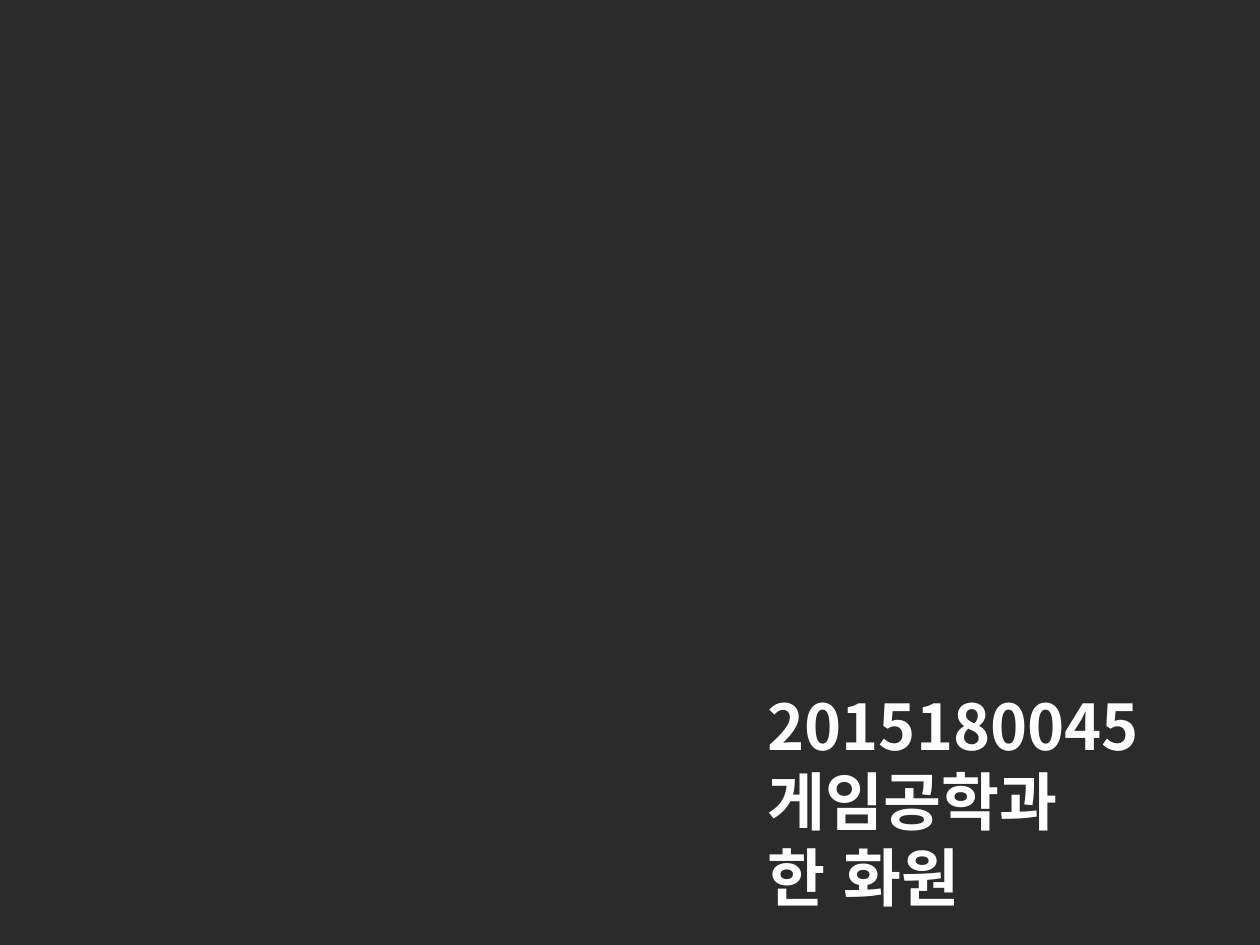
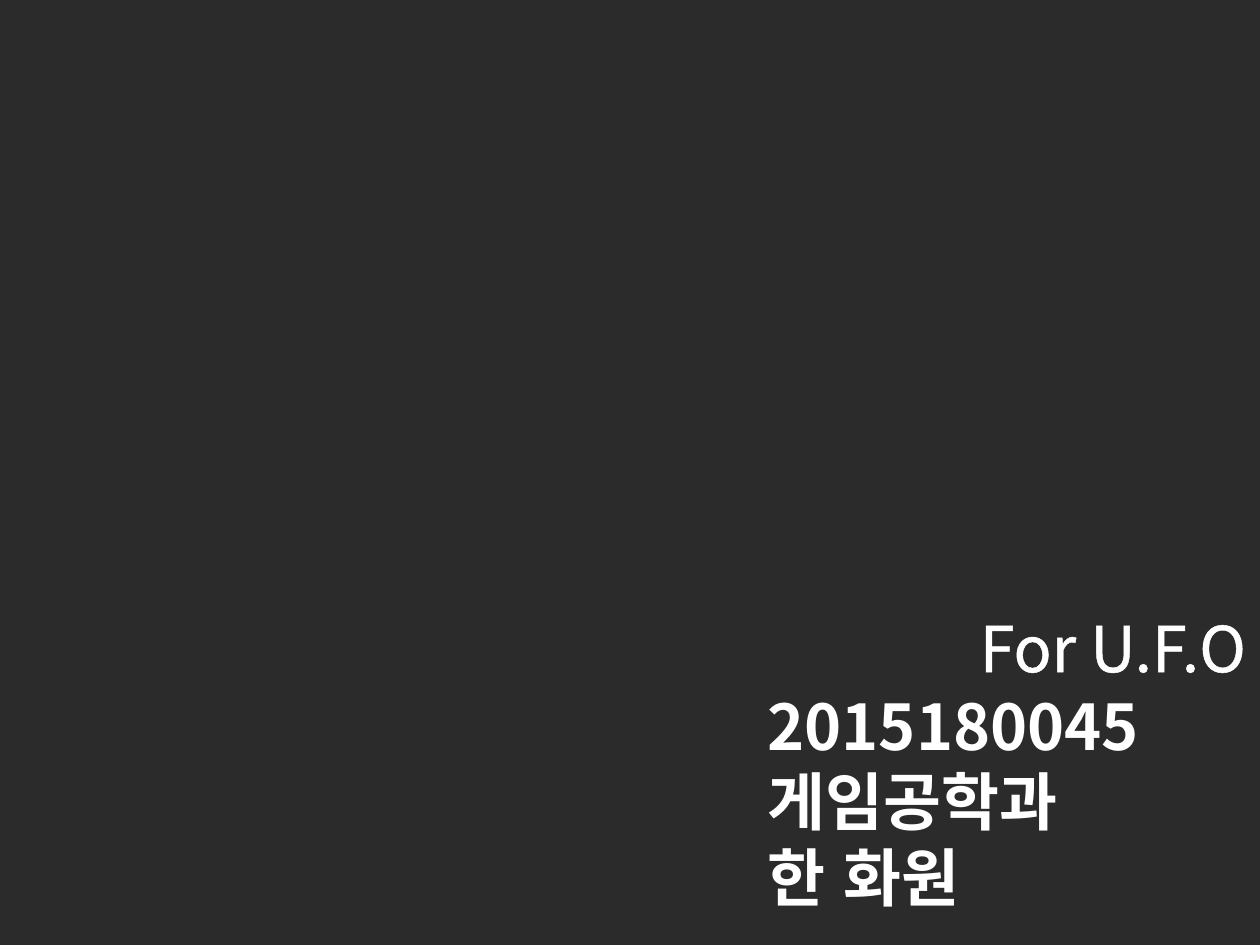
Before and after one commit to hwawonhan/2dgp, a slide deck: slide 1 of ppt/project_2.pptx. Drawn at 1260x945 pixels with LibreOffice and Linux fonts; fonts in the diff are those of the drawing; background and template pictures are left out; a plain dark background stands for a picture behind light text. Boxes give left, top, right and bottom in pixels: in the first picture for what was removed or moved away, otherwise in the second. Text is boxed around its words. In the diff, an @@ line names an element or a change of style, - is before the commit and + after.

```diff
--- a/ppt/project_2.pptx
+++ b/ppt/project_2.pptx
@@ text added at [980,625,1246,673], 36 pt, text #FFFFFF @@
+For U.F.O
```
Also in this commit, not shown: 3 other slides changed.
